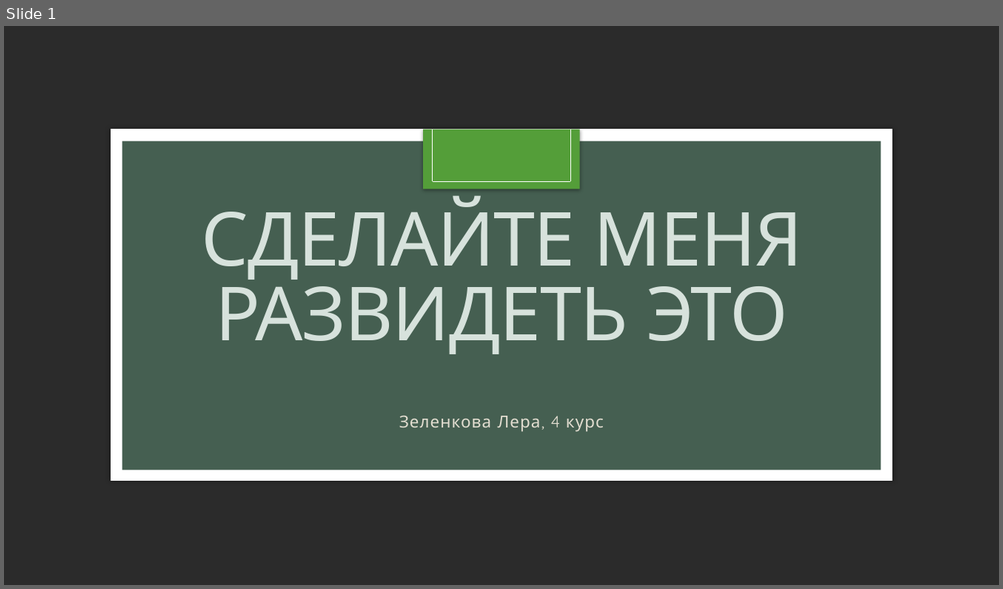
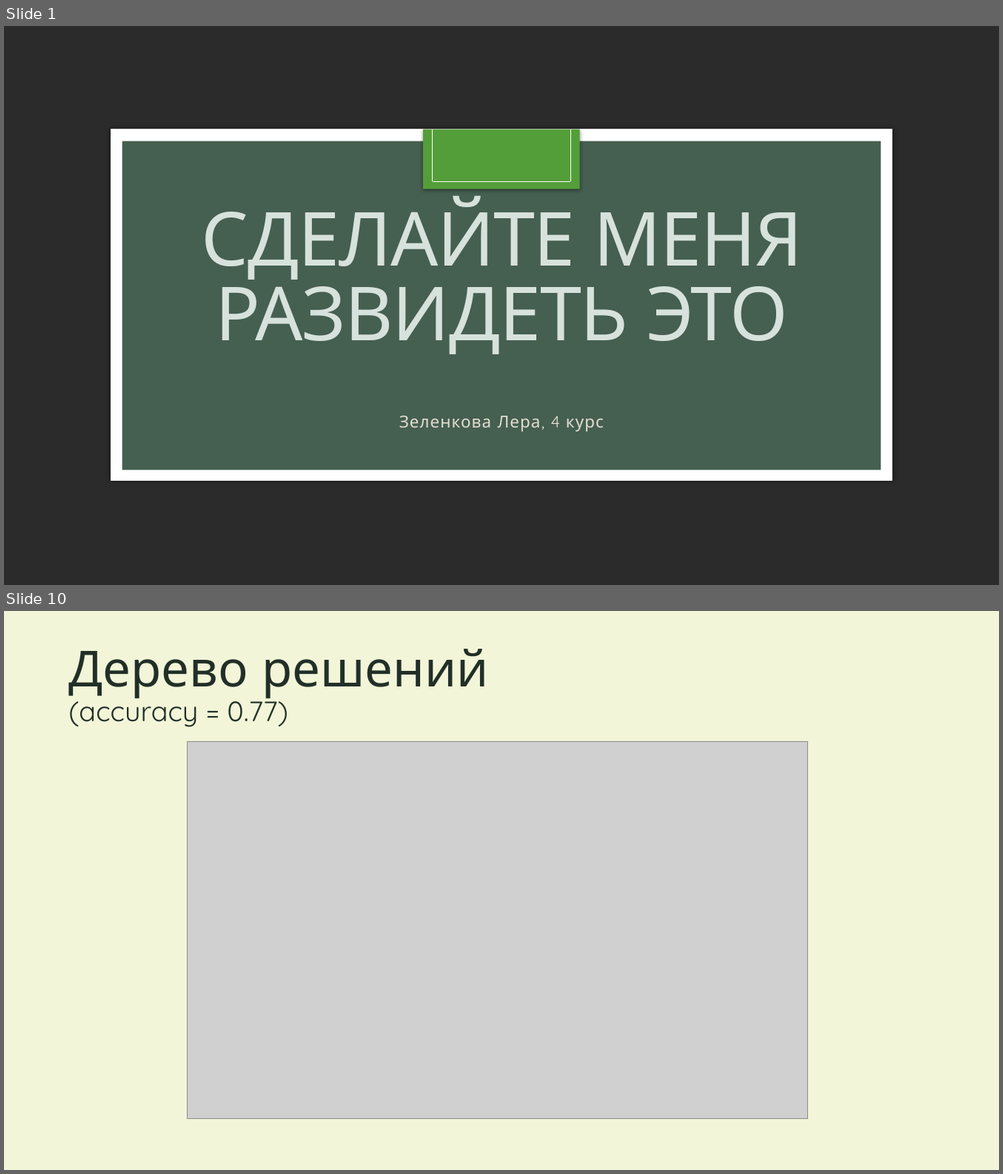
Before and after one commit to Lera-Z/hsecxg, a slide deck: Презентация.pptx. Shown one above the other, each under a label of ours: slide 1 before the commit, slides 1 and 10 after it; the slides between them are not shown. The pictures are 1003x589 and 1003x1174 pixels, drawn with LibreOffice and Linux fonts; fonts in the diff are those of the drawing; grey boxes stand for pictures; background and template pictures are left out; a plain dark background stands for a picture behind light text. Boxes give left, top, right and bottom in pixels: in the first picture for what was removed or moved away, otherwise in the second. Text is boxed around its words. In the diff, an @@ line names an element or a change of style, - is before the commit and + after.

```diff
--- a/Презентация.pptx
+++ b/Презентация.pptx
@@ slide 10 added at <box>4,611,999,1170</box>, background #F2F5D8 @@
@@ title added at <box>68,649,489,727</box>, 27 pt, text #223028 @@
+Дерево решений
+(accuracy = 0.77)
@@ picture added at <box>187,741,807,1119</box> @@
```
Also in this commit, not shown: 3 slides changed, 7 other slides added, 2 other files.
